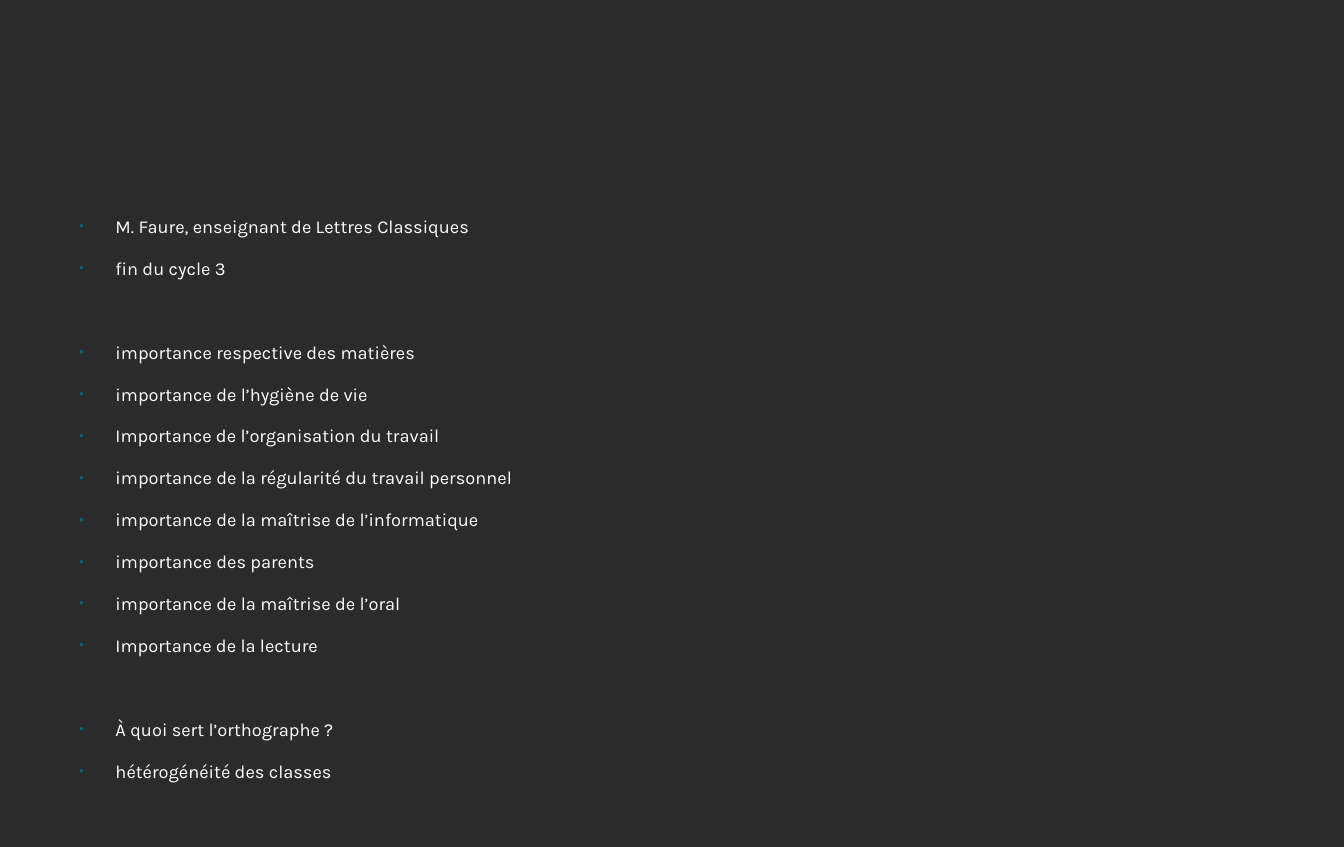
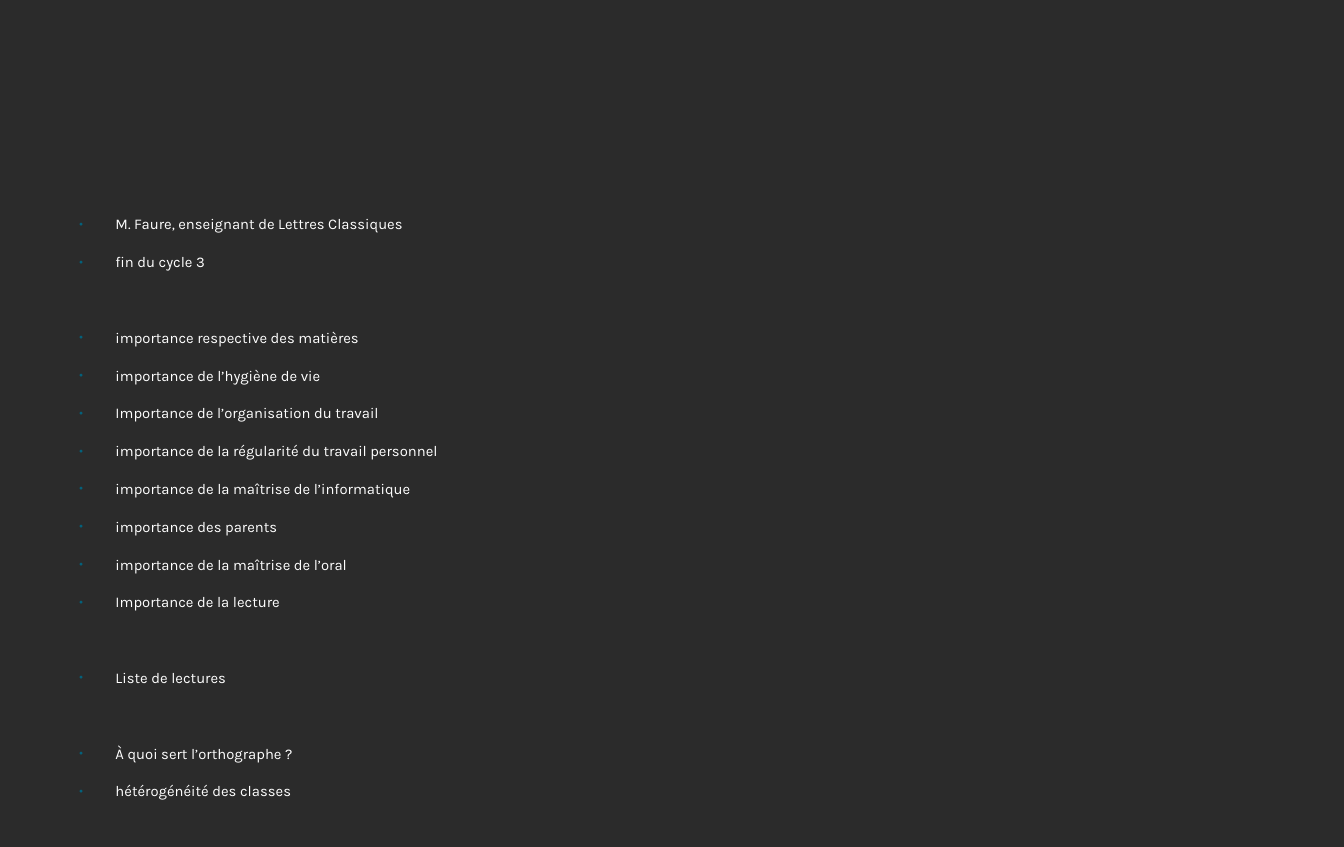
Before and after one commit to suizokukan/discipulis, a slide deck: slide 2 of F6/présentation de l'année.odp. Drawn at 1344x847 pixels with LibreOffice and Linux fonts; fonts in the diff are those of the drawing; background and template pictures are left out; a plain dark background stands for a picture behind light text. Boxes give left, top, right and bottom in pixels: in the first picture for what was removed or moved away, otherwise in the second. Text is boxed around its words. In the diff, an @@ line names an element or a change of style, - is before the commit and + after.

```diff
--- a/F6/présentation de l'année.odp
+++ b/F6/présentation de l'année.odp
@@ text at box(115, 219, 437, 800): size 12.8 to 10.4 pt @@
@@ text at box(115, 673, 226, 683): paragraph added @@
+● Liste de lectures
```
Also in this commit, not shown: 2 other files.
